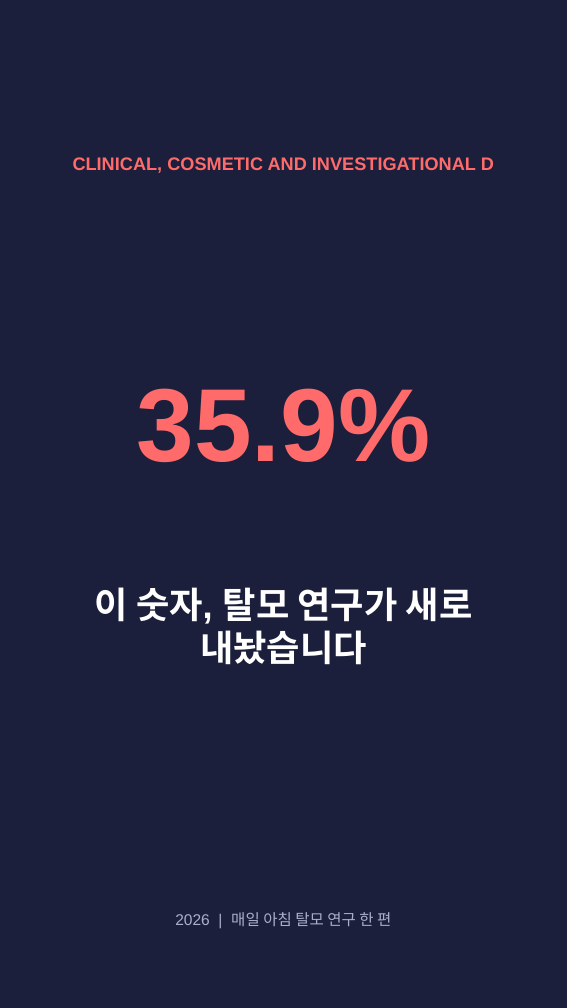
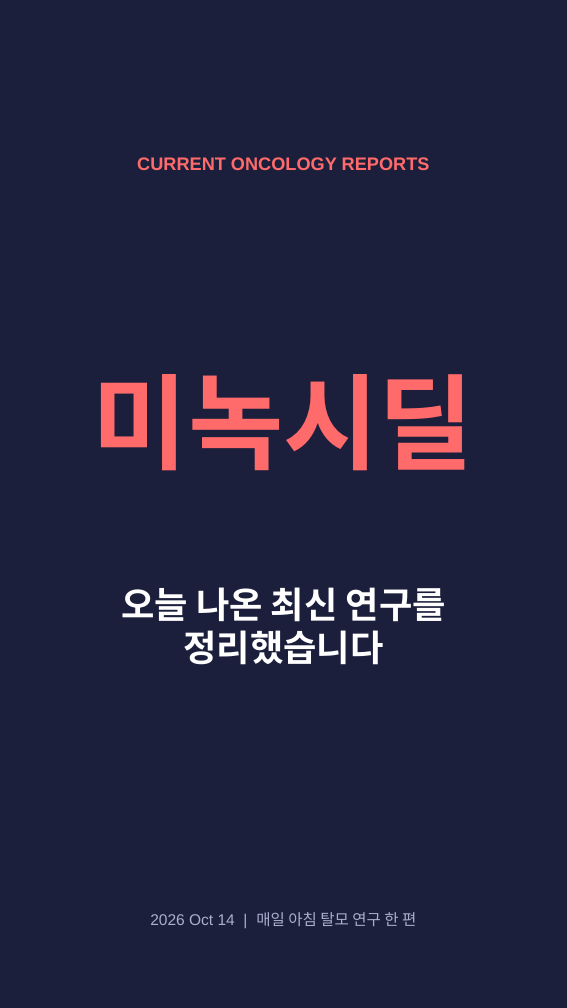
Before and after one commit to hyokang2010-BJ-ANTH/product-builder-test, a slide deck: slide 1 of pwa/data/latest/slides.pptx. Drawn at 567x1008 pixels with LibreOffice and Linux fonts; fonts in the diff are those of the drawing. Boxes give left, top, right and bottom in pixels: in the first picture for what was removed or moved away, otherwise in the second. Text is boxed around its words. In the diff, an @@ line names an element or a change of style, - is before the commit and + after.

```diff
--- a/pwa/data/latest/slides.pptx
+++ b/pwa/data/latest/slides.pptx
@@ text at <box>137,157,430,170</box>: text changed @@
-CLINICAL, COSMETIC AND INVESTIGATIONAL D
+CURRENT ONCOLOGY REPORTS
@@ text at <box>93,374,474,471</box>: text changed @@
-35.9%
+미녹시딜
@@ text at <box>121,587,446,665</box>: text changed @@
-이 숫자, 탈모 연구가 새로 내놨습니다
+오늘 나온 최신 연구를 정리했습니다
@@ text at <box>150,912,416,926</box>: text changed @@
-2026 | 매일 아침 탈모 연구 한 편
+2026 Oct 14 | 매일 아침 탈모 연구 한 편
```
Also in this commit, not shown: 1 other slide changed, 5 slides added, 6 slides removed, 26 other files.
